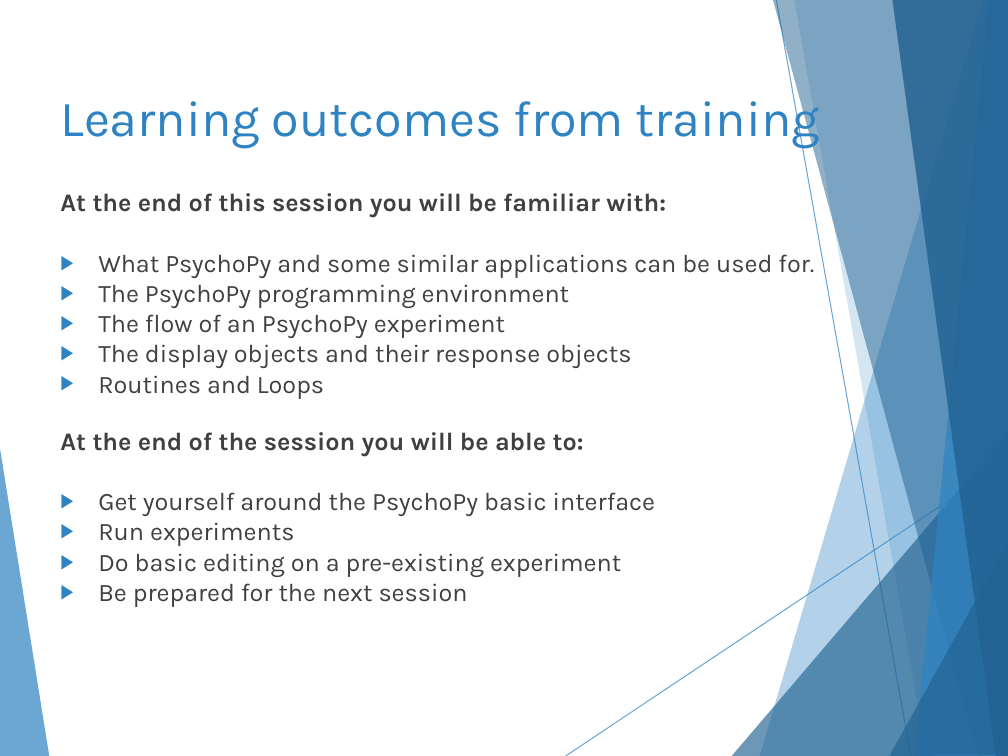
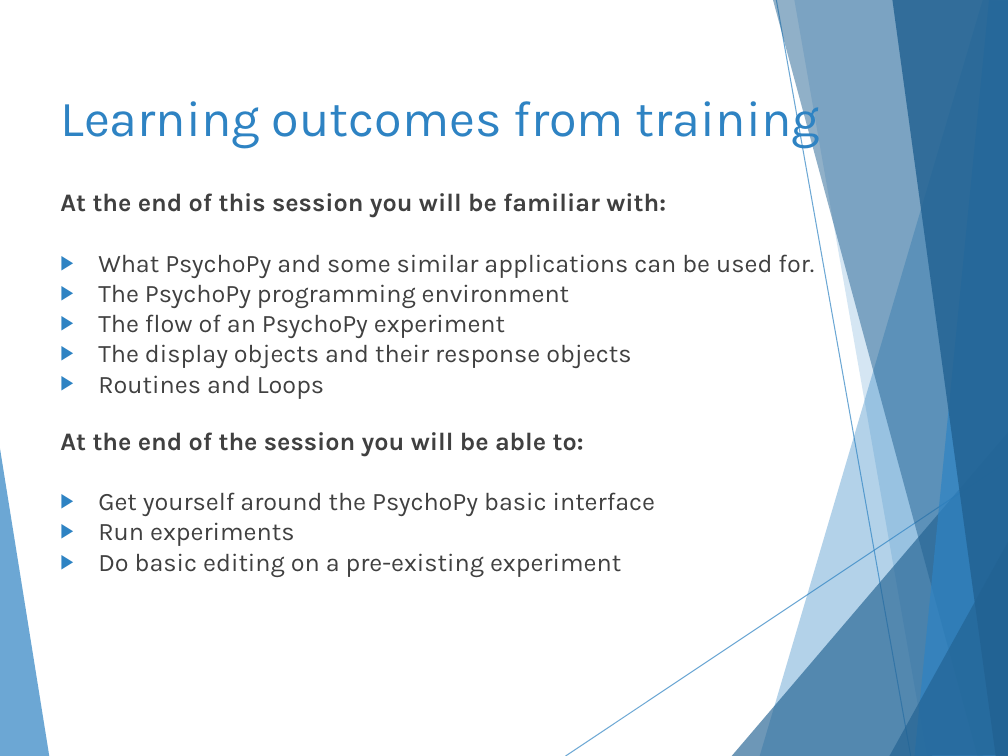
Before and after one commit to hlmpsy/psychopy_training, a slide deck: slide 3 of PsychoPy_FYP/PsychoPy.pptx. Drawn at 1008x756 pixels with LibreOffice and Linux fonts; fonts in the diff are those of the drawing. Boxes give left, top, right and bottom in pixels: in the first picture for what was removed or moved away, otherwise in the second. Text is boxed around its words. In the diff, an @@ line names an element or a change of style, - is before the commit and + after.

```diff
--- a/PsychoPy_FYP/PsychoPy.pptx
+++ b/PsychoPy_FYP/PsychoPy.pptx
@@ text at bbox=[98, 583, 468, 607]: paragraph removed @@
-▶ Be prepared for the next session
```
Also in this commit, not shown: 7 other slides changed, 1 other file.
